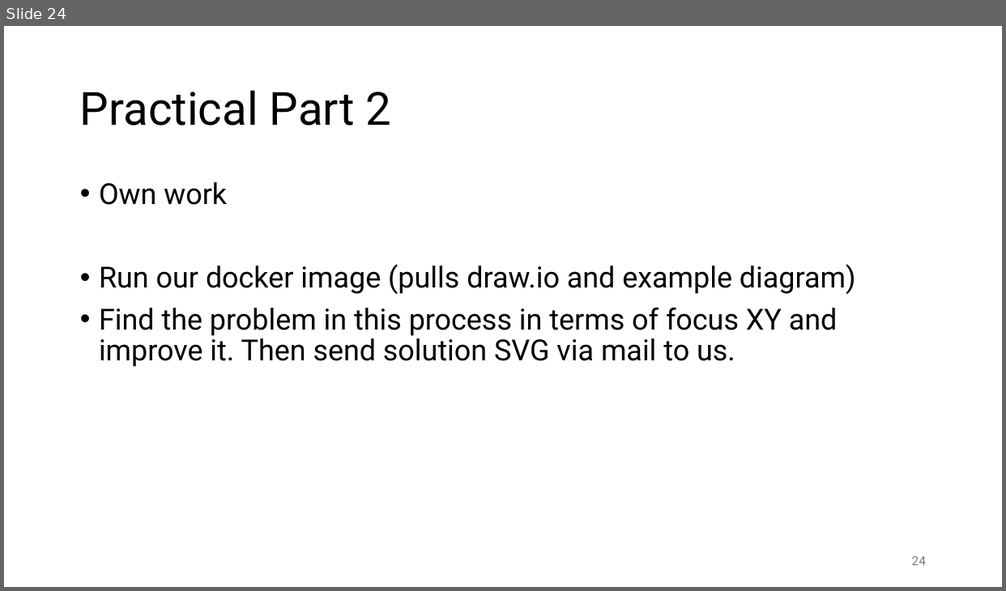
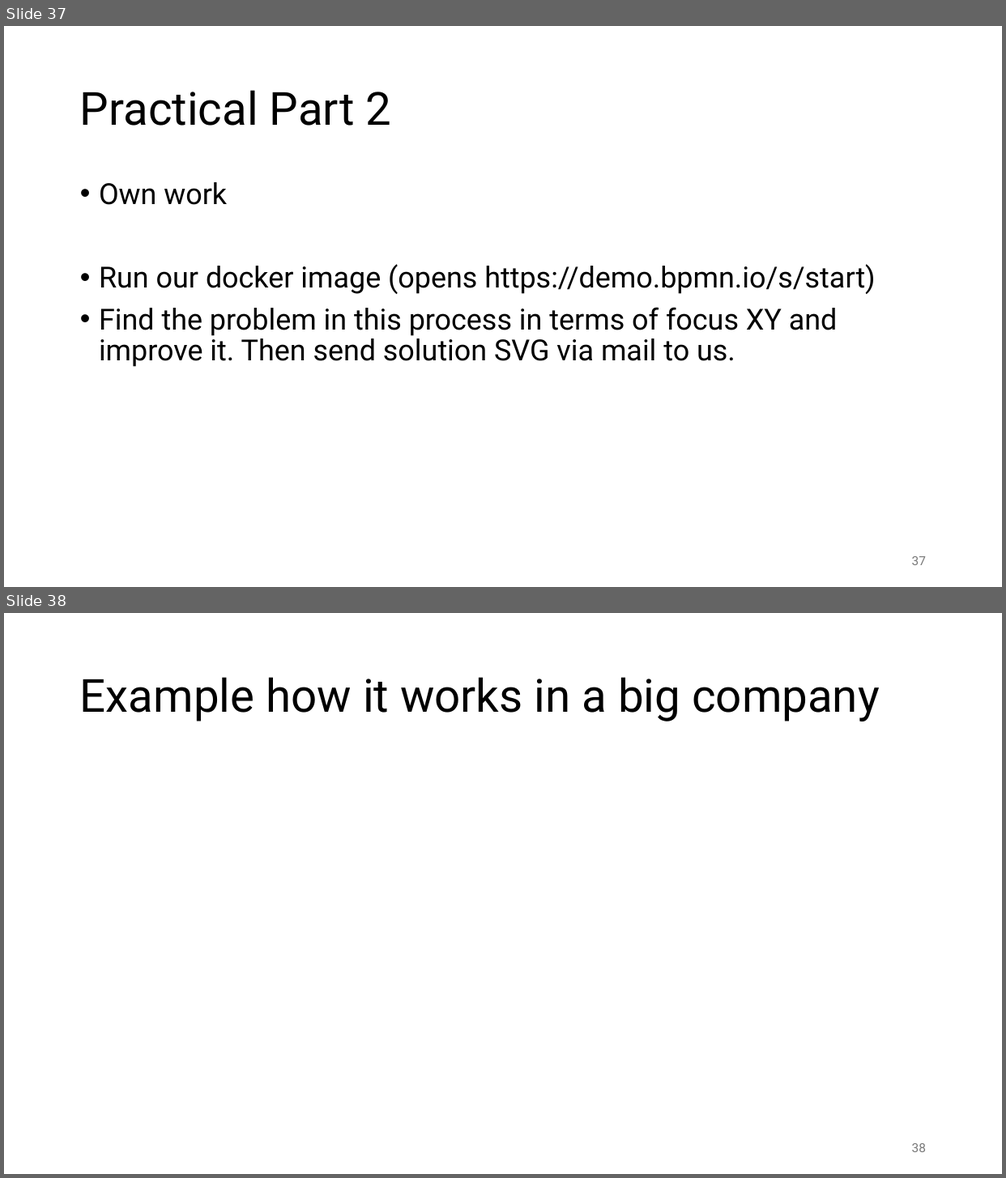
Before and after one commit to FontysVenlo/esd-2026-workshop-g03, a slide deck: BPMN Workshop.pptx. Shown one above the other, each under a label of ours: slide 24 before the commit, slides 37 and 38 after it. The pictures are 1006x591 and 1006x1178 pixels, drawn with LibreOffice and Linux fonts; fonts in the diff are those of the drawing. Boxes give left, top, right and bottom in pixels: in the first picture for what was removed or moved away, otherwise in the second. Text is boxed around its words. In the diff, an @@ line names an element or a change of style, - is before the commit and + after.

```diff
--- a/BPMN Workshop.pptx
+++ b/BPMN Workshop.pptx
@@ slide 38 added at [4, 613, 1002, 1174], background #FFFFFF @@
@@ title added at [80, 677, 879, 722], 44 pt, text #000000 @@
+Example how it works in a big company
@@ page number added at [912, 1144, 926, 1152], 12 pt, text #797979 @@
+38
@@ what was slide 24 is now slide 37 @@
@@ slide 37 changed as well @@
@@ text at [99, 264, 875, 294]: text changed @@
-• Run our docker image (pulls draw.io and example diagram)
+• Run our docker image (opens https://demo.bpmn.io/s/start)
@@ page number at [912, 557, 926, 565]: text changed @@
-24
+37
```
Also in this commit, not shown: 7 other slides changed, 33 other slides added, 17 slides removed, 12 other files.
